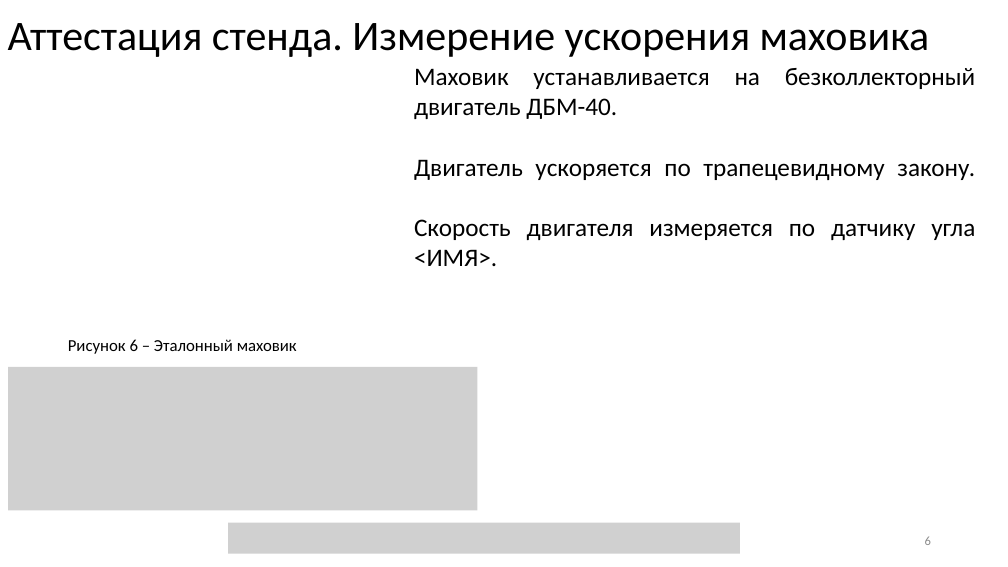
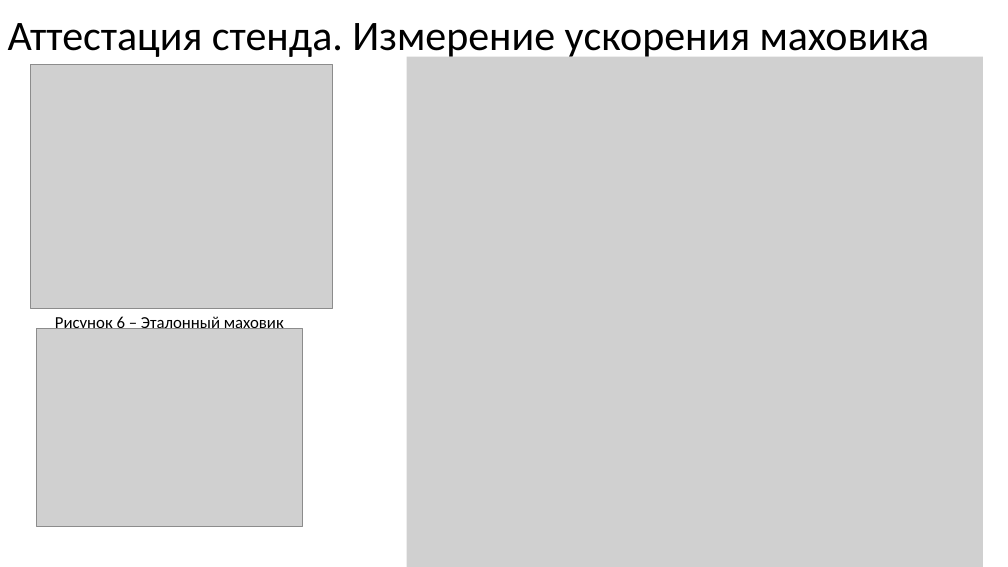
Before and after one commit to iliyars/reactive-moment-phd, a slide deck: slide 6 of Ppt/финальная версия.pptx. Drawn at 1008x567 pixels with LibreOffice and Linux fonts; fonts in the diff are those of the drawing; grey boxes stand for pictures. Boxes give left, top, right and bottom in pixels: in the first picture for what was removed or moved away, otherwise in the second. Text is boxed around its words. In the diff, an @@ line names an element or a change of style, - is before the commit and + after.

```diff
--- a/Ppt/финальная версия.pptx
+++ b/Ppt/финальная версия.pptx
@@ picture added at (407, 57, 983, 567) @@
@@ picture added at (30, 64, 333, 309) @@
@@ text removed at (414, 68, 976, 266) @@
-Маховик устанавливается на безколлекторный двигатель ДБМ-40.
-Двигатель ускоряется по трапецевидному закону.
-Скорость двигателя измеряется по датчику угла <ИМЯ>.
@@ picture added at (36, 329, 302, 527) @@
@@ text "Рисунок 6 – Эталонный маховик": place and size @@
-text "Рисунок 6 – Эталонный маховик" at (68, 339, 297, 354)
+text "Рисунок 6 – Эталонный маховик" at (55, 315, 284, 329)
@@ picture removed at (8, 367, 478, 510) @@
@@ picture removed at (228, 523, 740, 554) @@
@@ page number removed at (925, 536, 931, 545) @@
-6
```
Also in this commit, not shown: 2 slides added, 3 other files.
